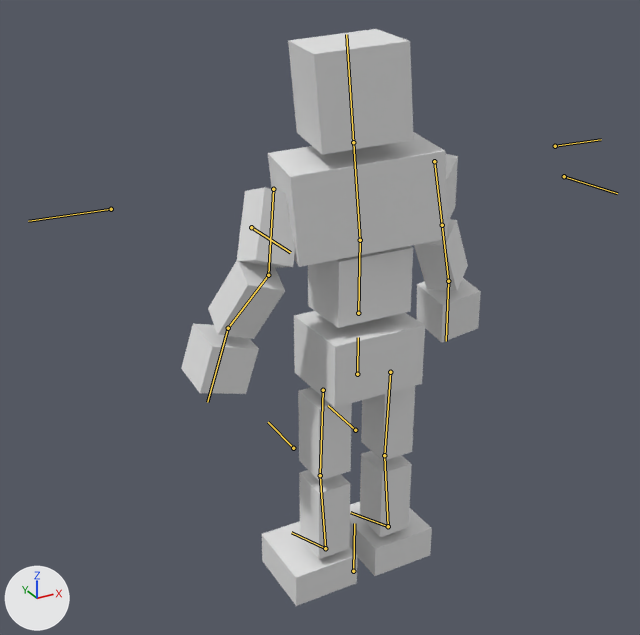
An edit to the glTF model BrowserGame/public/models/animateblend2.glb, drawn before and after from the same camera.
Both versions are drawn from a 50 mm camera at (-10.1, -16.46, 11.11) aimed at (-0.74, 0.57, 2.59). Every picture has the same lights, and +X, +Y and +Z are marked at lower left. Both versions are drawn at frame 12 of the action 'chest.run'; the numbers are the values there. The bones that bend it are drawn over the model as lines.

Objects in the first picture: '立方体'.
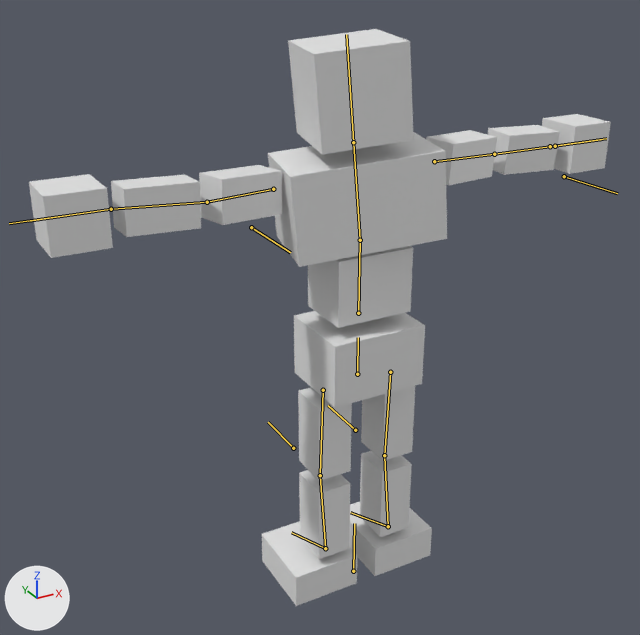
Edits to the bpy script that builds the scene:
```text
Change bone_upper_arm_r:
    where bone_upper_arm_r = bpy.data.objects['アーマチュア'].pose.bones['upper arm.R']  # child of 'chest'
    bone_upper_arm_r.rotation_quaternion: (0.811, 0.243, 0.084, 0.526) -> (0.974, 0.213, 0.012, -0.072)  # degrees (29, -7, 64) -> degrees (25, 3, -8)
Change bone_forearm_r:
    where bone_forearm_r = bpy.data.objects['アーマチュア'].pose.bones['forearm.R']  # child of 'upper arm.R'
    bone_forearm_r.rotation_quaternion: (0.924, -0.382, 0.0, 0.008) -> (0.995, -0.102, 0.0, 0.002)  # degrees (-45, 0, 1) -> degrees (-12, 0, 0)
Change bone_hand_r:
    where bone_hand_r = bpy.data.objects['アーマチュア'].pose.bones['hand.R']  # child of 'forearm.R'
    bone_hand_r.rotation_quaternion: (0.983, 0.18, -0.004, 0.03) -> (1.0, -0.004, -0.019, 0.021)  # degrees (21, -1, 3) -> degrees (-1, -2, 2)
Change bone_upper_arm_l:
    where bone_upper_arm_l = bpy.data.objects['アーマチュア'].pose.bones['upper arm.L']  # child of 'chest'
    bone_upper_arm_l.rotation_quaternion: (0.722, -0.391, -0.245, -0.516) -> (0.974, -0.214, 0.009, -0.072)  # degrees (-29, -49, -58) -> degrees (-25, -1, -8)
Change bone_hand_l:
    where bone_hand_l = bpy.data.objects['アーマチュア'].pose.bones['hand.L']  # child of 'forearm.L'
    bone_hand_l.rotation_quaternion: (0.941, -0.04, 0.308, -0.133) -> (1.0, -0.008, -0.017, 0.021)  # degrees (-11, 35, -19) -> degrees (-1, -2, 2)
```

Where the change shows, as pixel boxes (x1, y1, x2, y2) in the pictures (640 x 635 px):
'立方体', posed (94% wider): before (181, 29, 481, 606); after (29, 29, 611, 606)
bone 'upper arm.R', root to tip: before (273, 189) to (268, 275); after (273, 189) to (207, 202)
bone 'forearm.R', root to tip: before (268, 275) to (228, 328); after (207, 202) to (111, 209)
bone 'hand.R', root to tip: before (228, 328) to (207, 402); after (111, 209) to (9, 223)
bone 'upper arm.L', root to tip: before (434, 161) to (442, 225); after (434, 161) to (494, 154)
bone 'hand.L', root to tip: before (448, 281) to (446, 341); after (550, 146) to (606, 138)
